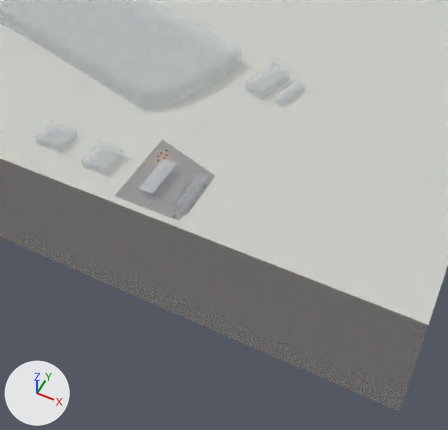
The glTF model portal-proposal/public/sites/models/1687.glb, before and after one commit.
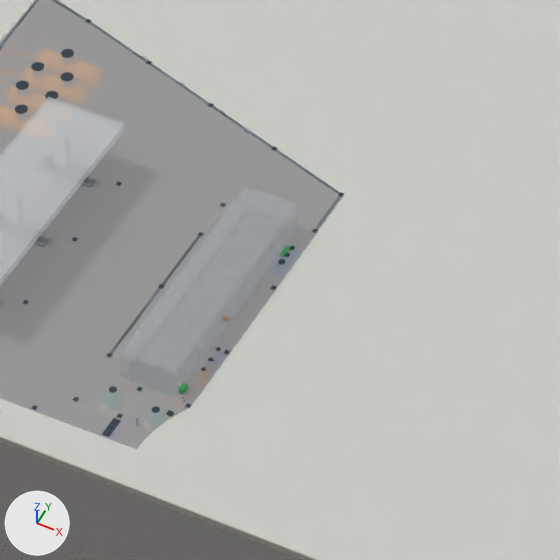
Old and new are each drawn from a 50 mm camera at (130.7, -204.6, 265.8) aimed at (23.4, 9.9, -2.4) and again close up on the part from 35% to 57% of the width and 33% to 56% of the height. Arrows for +X, +Y and +Z are at lower left; the lights stay in place. The older version's two pictures come first. Where no turn or scale is listed for an object, it has been applied to the vertices.

Names of what the first close-up shows: 'Air valves for the 8,000 L tank', 'Caltex sales building (shop, office, toilets)', 'Canopy', 'Phetkasem Road (Highway 4)', 'Road kerb', 'Robinson Phetchaburi site (shown flat)', 'Station forecourt (shown flat at ±0.00)' and 16 more.
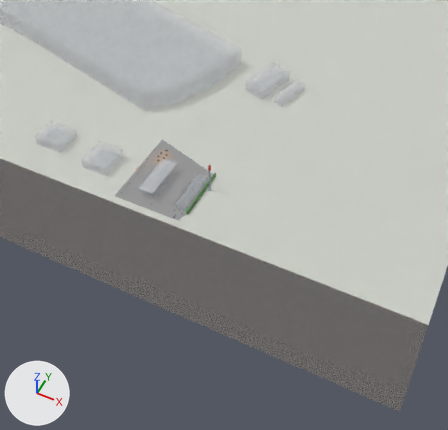
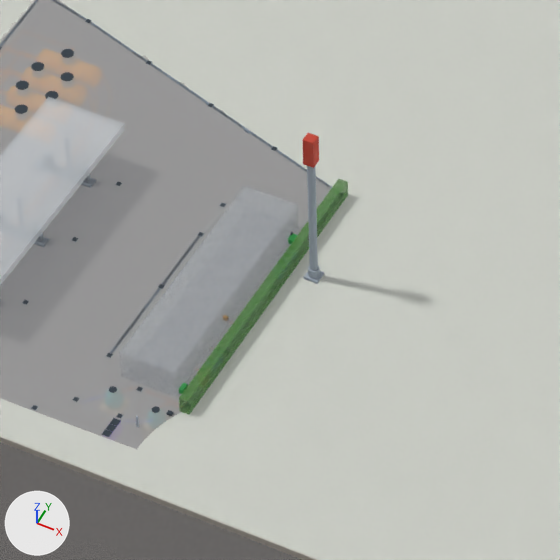
Commit message: Phetchaburi: hedge on the back boundary, McDonald's pole sign, air pump box

Not visible in the close-ups: 'Power socket box for the air pumps'.

Changed parts and their boxes (x1, y1, x2, y2) in the close-ups (560 x 560 px):
'Hedge along the back boundary', added: after (179, 179, 348, 415)
"McDonald's pole sign (neighbour)", added: after (304, 166, 324, 283)
'Sign head', added: after (303, 133, 319, 168)
'Air pump enclosure (8,000 L tank)', added: after (288, 233, 297, 244)
'Air valves for the 8,000 L tank', deleted: before (280, 246, 290, 257)

The change, as a diff of the scene's bpy script:
```diff
--- a/portal-proposal/public/sites/models/1687.glb.py
+++ b/portal-proposal/public/sites/models/1687.glb.py
@@ mat_signpanel @@
+mat_signpanel = principled_material('signPanel')
+mat_signpanel.base_color = (0.578, 0.0561, 0.0284)  # red #c8432f
+mat_signpanel.roughness = 0.85
+mat_signpanel.alpha = 0.9
@@ mat_hedge @@
+mat_hedge = principled_material('hedge')
+mat_hedge.base_color = (0.0782, 0.254, 0.0452)  # green #4f8a3c
+mat_hedge.roughness = 0.85
+mat_hedge.alpha = 0.6
@@ me_mesh_173_1 @@
+me_mesh_173_1.from_pydata(...)  # a box spanning x 7.5..8.7, y 21.4..22.6, z 16.6..20.0
+me_mesh_173_1.materials.append(mat_signpanel)  # red #c8432f
@@ me_mesh_172_1 @@
+me_mesh_172_1.from_pydata(...)  # 92 vertices, 172 faces; spans x 7.3..8.9, y 21.2..22.8, z -0.1..16.8
+me_mesh_172_1.materials.append(mat_column)  # grey #9aa5b1
@@ me_mesh_169_1 @@
+me_mesh_169_1.from_pydata(...)  # a box spanning x 4.7..5.8, y -1.0..34.4, z 0.0..2.0
+me_mesh_169_1.materials.append(mat_hedge)  # green #4f8a3c
@@ me_mesh_140_1 @@
+me_mesh_140_1.from_pydata(...)  # a box spanning x 3.42..3.54, y 25.69..25.91, z 0.75..1.07
+me_mesh_140_1.materials.append(mat_cover)  # dark blue #2f3a44
@@ me_mesh_139_1 @@
+me_mesh_139_1.from_pydata(...)  # 16 vertices, 24 faces; spans x 3.411..4.129, y 25.05..26.05, z 0.0..0.709
+me_mesh_139_1.materials.append(mat_airpump)  # green #3aa655
@@ ob_air_valves_for_the_8_000_l_tank @@
-ob_air_valves_for_the_8_000_l_tank = bpy.data.objects.new('Air valves for the 8,000 L tank', me_mesh_139)
-ob_air_valves_for_the_8_000_l_tank.location = (0.0, 0.0, 0.0)
@@ ob_sign_head @@
+ob_sign_head = bpy.data.objects.new('Sign head', me_mesh_173_1)
+ob_sign_head.location = (0.0, 0.0, 0.0)
@@ ob_mcdonald_s_pole_sign__neighbour @@
+ob_mcdonald_s_pole_sign__neighbour = bpy.data.objects.new("McDonald's pole sign (neighbour)", me_mesh_172_1)
+ob_mcdonald_s_pole_sign__neighbour.location = (0.0, 0.0, 0.0)
@@ ob_hedge_along_the_back_boundary @@
+ob_hedge_along_the_back_boundary = bpy.data.objects.new('Hedge along the back boundary', me_mesh_169_1)
+ob_hedge_along_the_back_boundary.location = (0.0, 0.0, 0.0)
@@ ob_power_socket_box_for_the_air_pumps @@
+ob_power_socket_box_for_the_air_pumps = bpy.data.objects.new('Power socket box for the air pumps', me_mesh_140_1)
+ob_power_socket_box_for_the_air_pumps.location = (0.0, 0.0, 0.0)
@@ ob_air_pump_enclosure__8_000_l_tank @@
+ob_air_pump_enclosure__8_000_l_tank = bpy.data.objects.new('Air pump enclosure (8,000 L tank)', me_mesh_139_1)
+ob_air_pump_enclosure__8_000_l_tank.location = (0.0, 0.0, 0.0)
```
